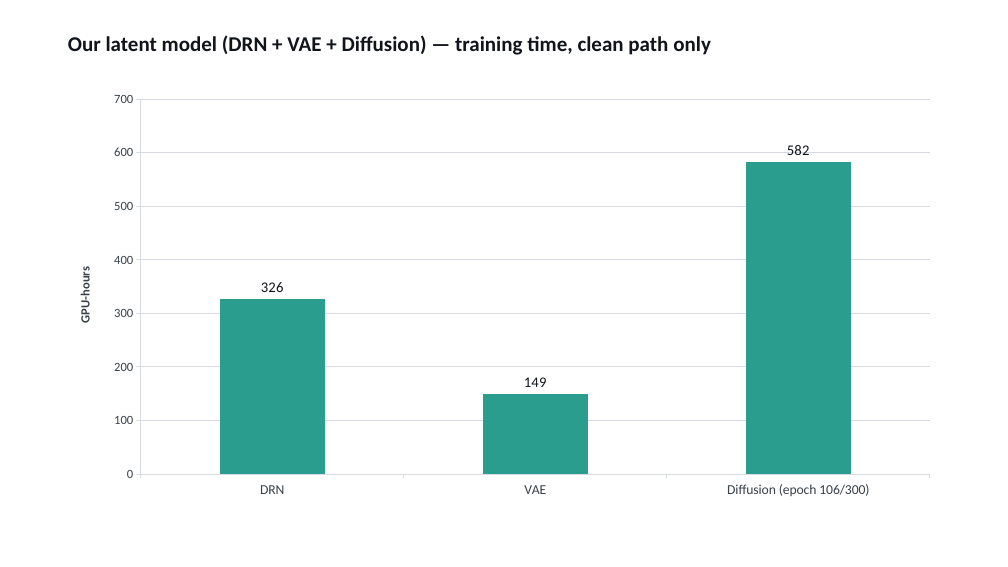
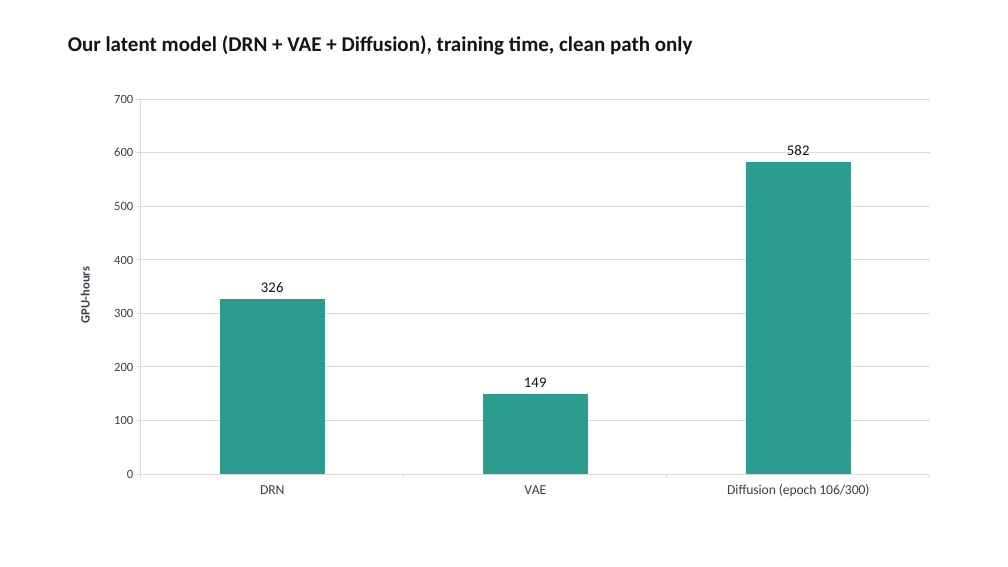
Before and after one commit to milhud/diffusion_downscaling_model, a slide deck: slide 7 of results/corrdiff_comparison/corrdiff_benchmark_slides.pptx (slide 8 before the commit). Drawn at 1008x567 pixels with LibreOffice and Linux fonts; fonts in the diff are those of the drawing. Boxes give left, top, right and bottom in pixels: in the first picture for what was removed or moved away, otherwise in the second. Text is boxed around its words. In the diff, an @@ line names an element or a change of style, - is before the commit and + after.

```diff
--- a/results/corrdiff_comparison/corrdiff_benchmark_slides.pptx
+++ b/results/corrdiff_comparison/corrdiff_benchmark_slides.pptx
@@ text at (x1=68, y1=35, x2=693, y2=55): text changed @@
-Our latent model (DRN + VAE + Diffusion) — training time, clean path only
+Our latent model (DRN + VAE + Diffusion), training time, clean path only
```
Also in this commit, not shown: 13 other slides changed, 2 slides added, 3 slides removed, 18 other files.
